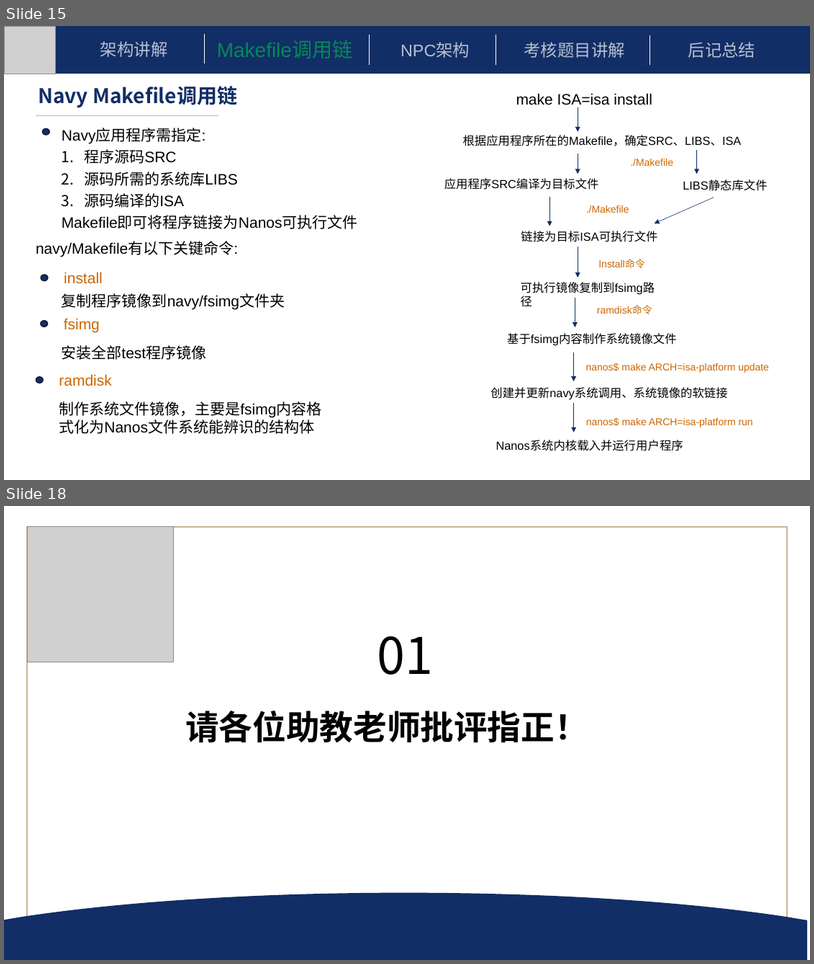
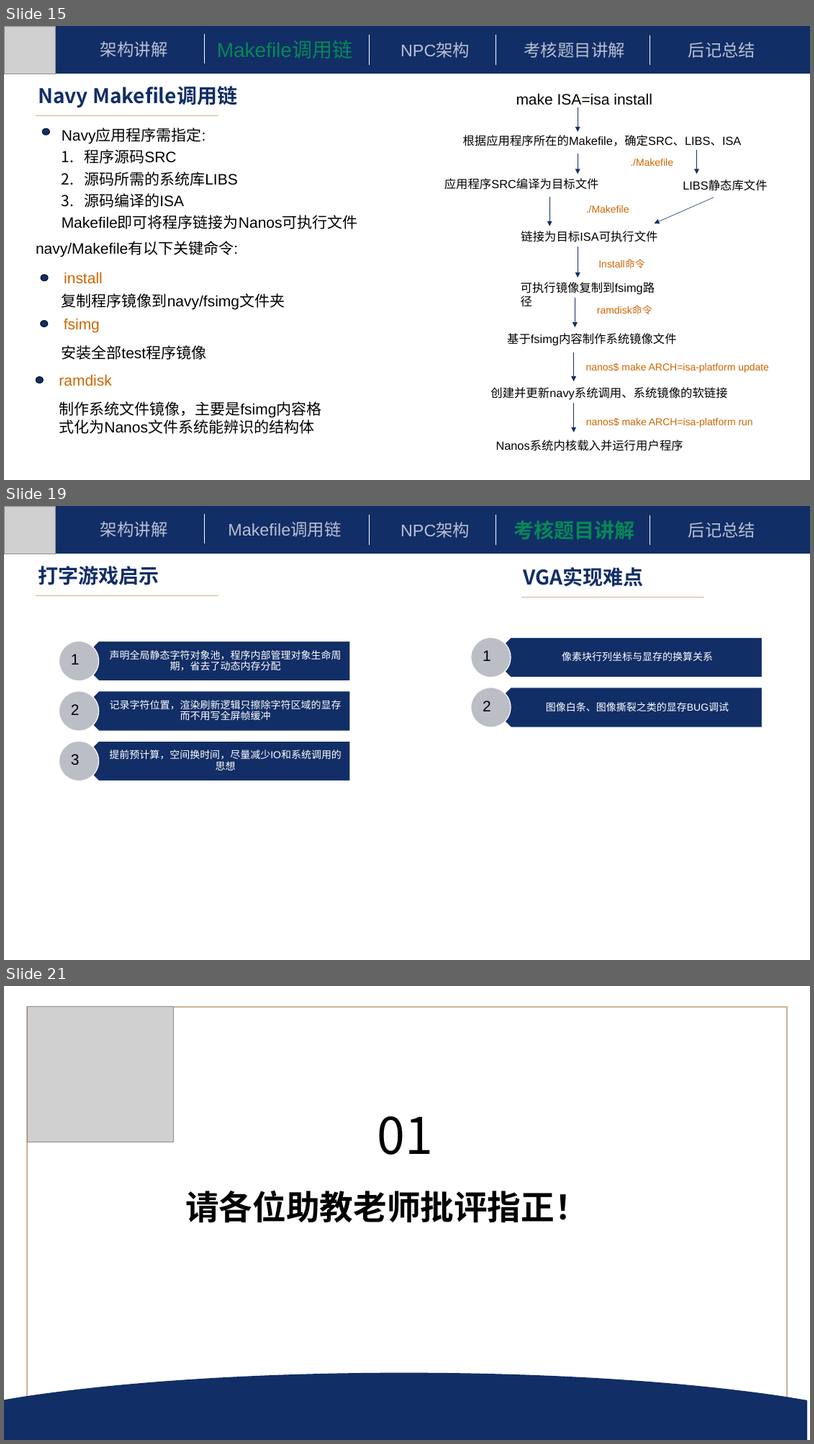
Before and after one commit to beautyseeker/YSYX, a slide deck: Misc/ysyx-C阶段答辩.pptx. Shown one above the other, each under a label of ours: slides 15 and 18 before the commit, slides 15, 19 and 21 after it; the slides between them are not shown. The pictures are 814x964 and 814x1444 pixels, drawn with LibreOffice and Linux fonts; fonts in the diff are those of the drawing; grey boxes stand for pictures. Boxes give left, top, right and bottom in pixels: in the first picture for what was removed or moved away, otherwise in the second. Text is boxed around its words. In the diff, an @@ line names an element or a change of style, - is before the commit and + after.

```diff
--- a/Misc/ysyx-C阶段答辩.pptx
+++ b/Misc/ysyx-C阶段答辩.pptx
@@ slide 19 added at bbox=[4, 506, 810, 960], background #FFFFFF @@
@@ rectangle added at bbox=[4, 506, 810, 554], fill #122E66 @@
@@ picture added at bbox=[4, 506, 55, 554] @@
@@ text added at bbox=[100, 521, 167, 537], 20 pt, text #FFFFFF at 70% opacity @@
+  架构讲解
@@ line added from (205, 514) to (205, 543), #FFFFFF 0.5 pt @@
@@ text added at bbox=[228, 522, 341, 537], 20 pt, text #FFFFFF at 70% opacity @@
+  Makefile调用链
@@ line added from (369, 515) to (369, 545), #FFFFFF 0.5 pt @@
@@ text added at bbox=[401, 523, 470, 538], 20 pt, text #FFFFFF at 70% opacity @@
+  NPC架构
@@ line added from (496, 515) to (496, 545), #FFFFFF 0.5 pt @@
@@ text added at bbox=[514, 520, 635, 540], 24 pt, text #00B050 at 70% opacity, bold @@
+  考核题目讲解
@@ line added from (650, 515) to (650, 545), #FFFFFF 0.5 pt @@
@@ text added at bbox=[689, 522, 756, 538], 20 pt, text #FFFFFF at 70% opacity @@
+  后记总结
@@ title added at bbox=[38, 566, 159, 585], 24 pt, text #122E66, bold @@
+打字游戏启示
@@ text added at bbox=[524, 567, 644, 587], 24 pt, text #122E66, bold @@
+VGA实现难点
@@ line added from (36, 595) to (219, 595), #D0B296 0.5 pt @@
@@ line added from (522, 597) to (705, 597), #D0B296 0.5 pt @@
@@ group added at bbox=[471, 637, 763, 728]: 2 freeform shapes, 2 ellipses @@
+像素块行列坐标与显存的换算关系
+1
+图像白条、图像撕裂之类的显存BUG调试
+2
@@ group added at bbox=[59, 641, 350, 780]: 3 freeform shapes, 3 ellipses @@
+声明全局静态字符对象池，程序内部管理对象生命周期，省去了动态内存分配
+1
+记录字符位置，渲染刷新逻辑只擦除字符区域的显存而不用写全屏帧缓冲
+2
+提前预计算，空间换时间，尽量减少IO和系统调用的思想
+3
@@ what was slide 18 is now slide 21 @@
```
Also in this commit, not shown: 9 slides changed, 2 other slides added.
